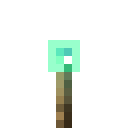
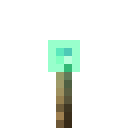
Comparing the layer stacks of the two 128 × 128 images. Changes:
added layer "Layer 4" above "Layer 3" over [64, 56, 72, 64]
